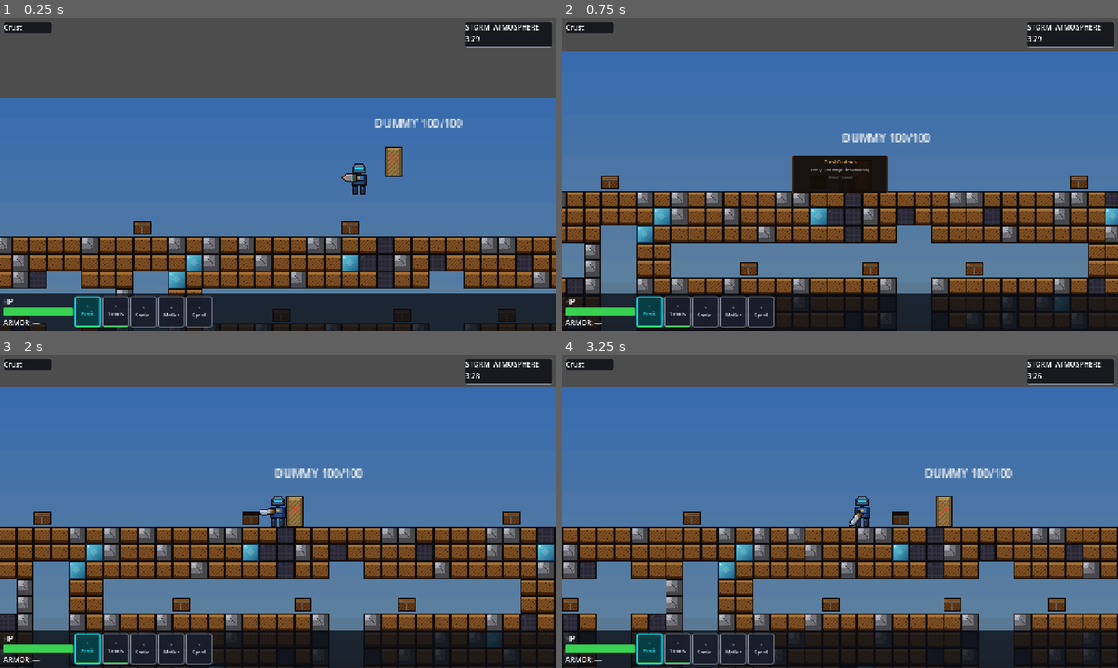
Above: before the commit, frames 1-4 (two rows, left to right).
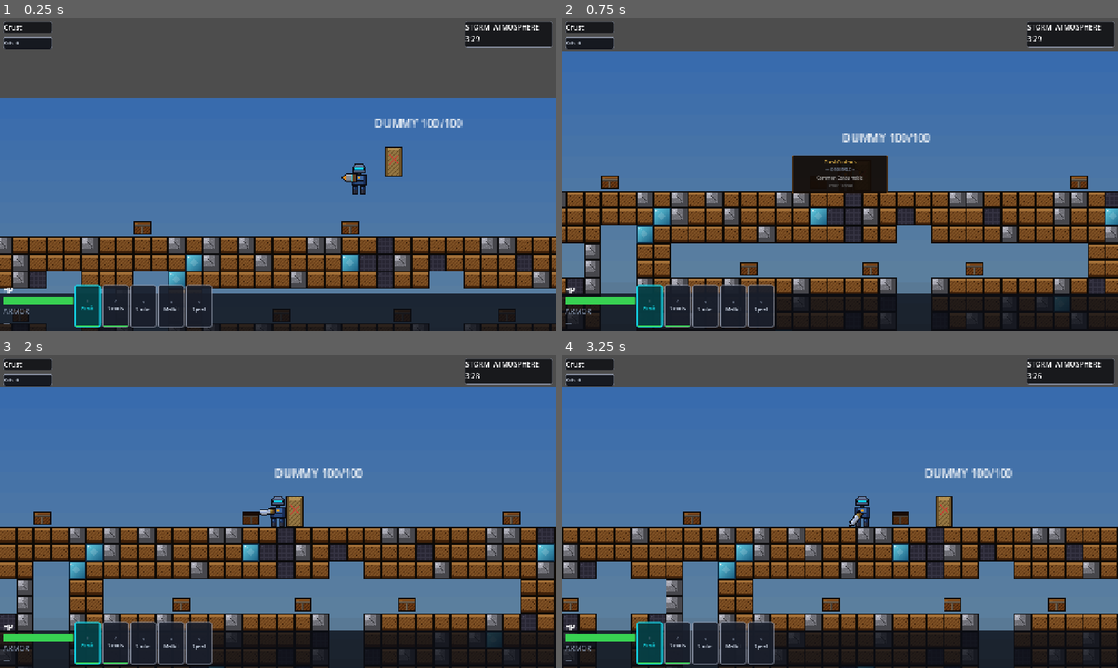
Above: after the commit, the same moments.

Repository: aeridgedev/Faultline-Repository
Game: Godot game, scene res://src/core/Main.tscn
Same seed, same stepped clock (60 frames per second), same inputs: the game is played once before the commit and once after it.
Inputs (mouse positions are in pixels of both pictures, inside the frame that each line leads up to):
- Up to frame 1 (0.25 s): no input
- Up to frame 2 (0.75 s): tap E at 0.5 s; move the mouse to (962, 158) at 0.52 s; press the mouse at (962, 158) at 0.53 s; hold D (move_right) from 0.53 s (still down)
- Up to frame 3 (2 s): keep holding D (move_right); tap E at 1.25 s; move the mouse to (166, 527) at 1.27 s; release the mouse at (166, 527) at 1.28 s; right-click (166, 527) at 1.35 s; click (166, 527) at 1.55 s
- Up to frame 4 (3.25 s): tap Enter at 2 s; move the mouse to (895, 442) at 2.02 s; release D (move_right) at 2.03 s; press the mouse at (895, 442) at 2.03 s; hold A (move_left) 2.03-2.78 s; move the mouse to (812, 574) at 2.77 s; release the mouse at (812, 574) at 2.78 s; hold D (move_right) from 2.78 s (still down); tap Shift (sprint) at 2.85 s; click (812, 574) at 3.05 s

The runs differ from the first frame. In frame 1, 2.1% of the frame differs, in the area x 0-39%, y 6-99%; in frame 2, 2.2%, in the area x 0-56%, y 6-99%; in frame 3, 2.1%; in frame 4, 2.1%.

Commit message:
feat: add player death handling, interactive loot chests, and kill counter UI system

Diff:
--- a/src/player/PlayerDeath.gd
+++ b/src/player/PlayerDeath.gd
@@ -4,6 +4,7 @@
 
 # TODO(match controller): connect death_processed to alive-count logic
 signal death_processed(player_id: int)
+signal died
 
 @onready var _stats: PlayerStats = $"../PlayerStats"
 @onready var _controller: PlayerController = $".."
@@ -17,6 +18,7 @@
 	_controller.set_physics_process(false)
 	_controller.set_process_input(false)
 	death_processed.emit(_controller.player_id)
+	died.emit()
 	_enter_spectator_mode()
 
 
--- a/src/systems/loot/Chest.gd
+++ b/src/systems/loot/Chest.gd
@@ -1,8 +1,10 @@
 ## Faultline — physical chest placed by ChestSpawner.
-## Player walks into range and presses E to open. Shows an "Empty" popup
-## (loot not yet implemented) and switches to an open visual. One-time open.
+## Player walks into range and presses E to open. Spawns a LootDrop in the world
+## and shows a popup with the item name, then switches to an open visual. One-time open.
 class_name Chest
 extends Node2D
+
+const LootDropScene := preload("res://src/systems/loot/LootDrop.tscn")
 
 signal chest_opened(chest: Chest)
 
@@ -20,6 +22,8 @@
 
 var _popup_layer: CanvasLayer = null
 var _popup_panel: Panel = null
+var _popup_type: Label = null
+var _popup_body: Label = null
 
 
 func _ready() -> void:
@@ -140,12 +144,19 @@
 	title.add_theme_color_override("font_color", Color(0.90, 0.72, 0.30))
 	vbox.add_child(title)
 
-	var body := Label.new()
-	body.text = "Empty  (loot not yet implemented)"
-	body.horizontal_alignment = HORIZONTAL_ALIGNMENT_CENTER
-	body.add_theme_font_size_override("font_size", 8)
-	body.add_theme_color_override("font_color", Color(0.65, 0.65, 0.65))
-	vbox.add_child(body)
+	_popup_type = Label.new()
+	_popup_type.text = ""
+	_popup_type.horizontal_alignment = HORIZONTAL_ALIGNMENT_CENTER
+	_popup_type.add_theme_font_size_override("font_size", 7)
+	_popup_type.add_theme_color_override("font_color", Color(0.45, 0.50, 0.58))
+	vbox.add_child(_popup_type)
+
+	_popup_body = Label.new()
+	_popup_body.text = ""
+	_popup_body.horizontal_alignment = HORIZONTAL_ALIGNMENT_CENTER
+	_popup_body.add_theme_font_size_override("font_size", 10)
+	_popup_body.add_theme_color_override("font_color", Color(0.65, 0.65, 0.65))
+	vbox.add_child(_popup_body)
 
 	var hint := Label.new()
 	hint.text = "Press E to close"
@@ -188,8 +199,58 @@
 	_opened = true
 	_prompt.visible = false
 	_build_chest_sprite(true)
+	_spawn_loot_drop()
 	_show_popup()
 	chest_opened.emit(self)
+
+
+func _spawn_loot_drop() -> void:
+	if item_data.is_empty():
+		item_data = LootTable.roll(source_layer)
+
+	var drop := LootDropScene.instantiate() as LootDrop
+	if drop == null:
+		push_error("[Chest] LootDrop.tscn failed to instantiate")
+		return
+	drop.item_data = item_data
+	drop.source_layer = source_layer
+	# Place the drop one tile above the chest so it lands on the surface.
+	get_parent().add_child(drop)
+	drop.global_position = global_position + Vector2(0.0, -float(Constants.TILE_SIZE))
+
+	if _popup_body != null:
+		var tier_name: String = Constants.TIER_NAMES.get(item_data.get("tier", Constants.Tier.COMMON), "Common")
+		var type_str: String = item_data.get("type", "item")
+		var cls_id: int = item_data.get("item_class", -1)
+		var tier_col: Color = Constants.TIER_COLORS.get(item_data.get("tier", Constants.Tier.COMMON), Color(0.82, 0.86, 0.92))
+		if _popup_type != null:
+			_popup_type.text = _category_label(type_str)
+		_popup_body.text = "%s %s" % [tier_name, _item_name(type_str, cls_id)]
+		_popup_body.add_theme_color_override("font_color", tier_col)
+
+
+# Short category tag shown above the item name, e.g. "— DRILL —"
+func _category_label(type_str: String) -> String:
+	match type_str:
+		"drill":      return "— DRILL —"
+		"weapon":     return "— WEAPON —"
+		"armor":      return "— ARMOR —"
+		"relic":      return "— RELIC —"
+		"throwable":  return "— THROWABLE —"
+		"consumable": return "— CONSUMABLE —"
+	return ("— %s —" % type_str.to_upper())
+
+
+# Human-readable item name, e.g. "Common Precision" for a drill, "Common Swords" for a weapon.
+func _item_name(type_str: String, cls_id: int) -> String:
+	match type_str:
+		"drill":      return Constants.DRILL_CLASS_NAMES.get(cls_id, "?")
+		"weapon":     return Constants.WEAPON_CLASS_NAMES.get(cls_id, "?")
+		"armor":      return Constants.ARMOR_CLASS_NAMES.get(cls_id, "?")
+		"relic":      return Constants.RELIC_NAMES.get(cls_id, "?")
+		"throwable":  return Constants.THROWABLE_NAMES.get(cls_id, "?")
+		"consumable": return "Consumable"
+	return type_str.capitalize()
 
 
 func _show_popup() -> void:
--- a/src/ui/HUD.gd
+++ b/src/ui/HUD.gd
@@ -12,6 +12,7 @@
 @onready var _layer_indicator: LayerIndicator = $Control/LayerPanel/LayerIndicator
 @onready var _death_screen: DeathScreen = $Control/DeathScreen
 @onready var _spectator_view: SpectatorView = $Control/SpectatorView
+@onready var _kill_counter: KillCounter = $Control/KillCounter
 
 var _slot_panels: Array[PanelContainer] = []
 var _slot_labels: Array[Label] = []
@@ -52,6 +53,7 @@
 
 	_layer_indicator.init(stats)
 	_storm_timer.init(storm)
+	_kill_counter.init(stats)
 
 
 func _style_health_bar() -> void:
@@ -79,7 +81,7 @@
 	var ctrl := get_node_or_null("Control")
 	if ctrl == null:
 		return
-	for panel_name in ["LayerPanel", "StormPanel"]:
+	for panel_name in ["LayerPanel", "StormPanel", "KillCounter"]:
 		var panel := ctrl.get_node_or_null(panel_name)
 		if panel != null:
 			panel.add_theme_stylebox_override("panel", s.duplicate())
@@ -207,11 +209,14 @@
 
 func _refresh_armor(item) -> void:
 	if item == null:
-		_armor_label.text = "ARMOR: —"
+		_armor_label.text = "ARMOR\n—"
+		_armor_label.add_theme_color_override("font_color", Color(0.45, 0.50, 0.58))
 		return
 	var cls_name: String = Constants.ARMOR_CLASS_NAMES.get(item.get("item_class", -1), "?")
 	var tier_name: String = Constants.TIER_NAMES.get(item.get("tier", -1), "?")
-	_armor_label.text = "ARMOR: %s %s" % [tier_name, cls_name]
+	_armor_label.text = "ARMOR\n%s\n%s" % [tier_name, cls_name]
+	var tier_col: Color = Constants.TIER_COLORS.get(item.get("tier", Constants.Tier.COMMON), Color(0.82, 0.86, 0.92))
+	_armor_label.add_theme_color_override("font_color", tier_col)
 
 
 ## Shows or hides the durability bar for a hotbar slot and connects the signal.
--- a/src/ui/HUD.tscn
+++ b/src/ui/HUD.tscn
@@ -1,10 +1,11 @@
-[gd_scene load_steps=6 format=3 uid="uid://flt_hud"]
+[gd_scene load_steps=7 format=3 uid="uid://flt_hud"]
 
 [ext_resource type="Script" path="res://src/ui/HUD.gd" id="1_hud"]
 [ext_resource type="PackedScene" path="res://src/ui/StormTimer.tscn" id="2_stormtimer"]
 [ext_resource type="PackedScene" path="res://src/ui/LayerIndicator.tscn" id="3_layerindicator"]
 [ext_resource type="PackedScene" path="res://src/ui/DeathScreen.tscn" id="4_deathscreen"]
 [ext_resource type="PackedScene" path="res://src/ui/SpectatorView.tscn" id="5_spectatorview"]
+[ext_resource type="PackedScene" path="res://src/ui/KillCounter.tscn" id="6_killcounter"]
 
 [node name="HUD" type="CanvasLayer"]
 script = ExtResource("1_hud")
@@ -45,6 +46,17 @@
 
 [node name="StormTimer" parent="Control/StormPanel" instance=ExtResource("2_stormtimer")]
 layout_mode = 2
+
+[node name="KillCounter" parent="Control" instance=ExtResource("6_killcounter")]
+layout_mode = 1
+anchor_left = 0.0
+anchor_top = 0.0
+anchor_right = 0.0
+anchor_bottom = 0.0
+offset_left = 8.0
+offset_top = 44.0
+offset_right = 120.0
+offset_bottom = 72.0
 
 [node name="BottomBG" type="ColorRect" parent="Control"]
 layout_mode = 1
--- /dev/null
+++ b/src/ui/KillCounter.gd
@@ -0,0 +1,36 @@
+## Faultline — tracks and displays the local player's kill count during a match.
+## Call init(local_stats) from HUD.init() once the scene tree is populated.
+class_name KillCounter
+extends PanelContainer
+
+var kill_count: int = 0
+var _label: Label = null
+var _local_stats: PlayerStats = null
+
+
+func _ready() -> void:
+	_label = Label.new()
+	_label.text = "Kills: 0"
+	_label.add_theme_font_size_override("font_size", 11)
+	_label.add_theme_color_override("font_color", Color(0.82, 0.86, 0.92))
+	add_child(_label)
+
+
+func init(local_stats: PlayerStats) -> void:
+	_local_stats = local_stats
+	# Scan nodes already in the scene (TestDummy is spawned before HUD in Main.gd).
+	for node in get_tree().root.find_children("*", "PlayerStats", true, false):
+		if node != _local_stats:
+			(node as PlayerStats).player_died.connect(_on_kill)
+	# Watch for future additions (additional dummies, future networked players).
+	get_tree().node_added.connect(_on_node_added)
+
+
+func _on_node_added(node: Node) -> void:
+	if node is PlayerStats and node != _local_stats:
+		(node as PlayerStats).player_died.connect(_on_kill)
+
+
+func _on_kill() -> void:
+	kill_count += 1
+	_label.text = "Kills: %d" % kill_count
--- /dev/null
+++ b/src/ui/KillCounter.tscn
@@ -0,0 +1,6 @@
+[gd_scene load_steps=2 format=3 uid="uid://flt_killcounter"]
+
+[ext_resource type="Script" path="res://src/ui/KillCounter.gd" id="1_killcounter"]
+
+[node name="KillCounter" type="PanelContainer"]
+script = ExtResource("1_killcounter")
Not shown, added: src/ui/KillCounter.gd.uid
